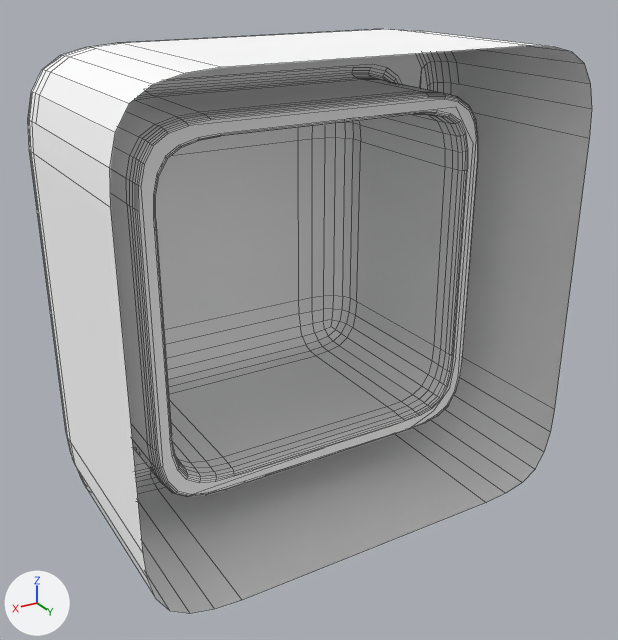
Renders of the Blender file Runtime/data/vrlib/checkbox_on.blend from each side of a commit.
Camera for both pictures: a camera (50 mm lens) standing at (1.378, 1.201, 1.156) and looking at (0.486, -0.286, 0.413). Lighting does not change. The marker at lower left points along +X, +Y and +Z. Mesh edges are drawn as thin lines.
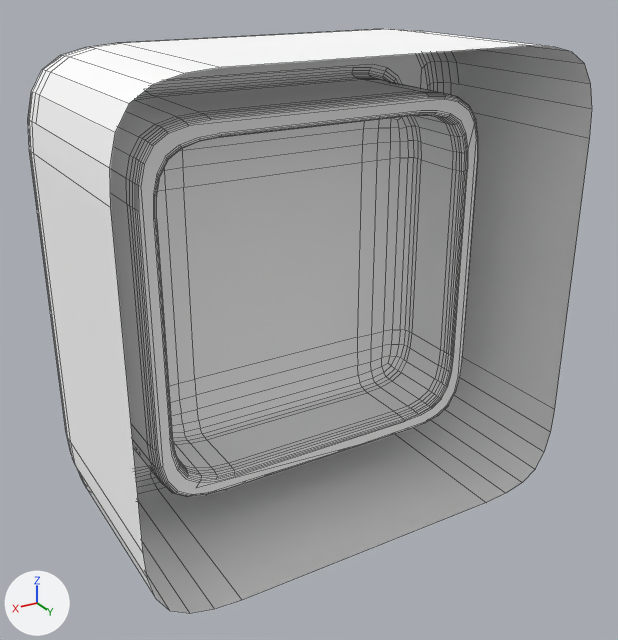
Commit message: Added new checkbox

What differs and where, as boxes (x1, y1, x2, y2) in the pictures (618 x 640 px; the box of a moved part takes in the faces that stretch with it):
part 1 of me_cube_003, moved or reshaped
    before: (156, 114, 458, 473)
    after: (157, 115, 462, 476)

Diff of the bpy script that builds the scene:
```diff
--- a/Runtime/data/vrlib/checkbox_on.blend.py
+++ b/Runtime/data/vrlib/checkbox_on.blend.py
@@ me_cube_003 @@
 me_cube_003.from_pydata(...)  # 24 vertices, 21 faces; spans x 0.0..1.0, y -0.683..0.005, z 0.0..1.0
 # used by ob_cube; location = (0.0, 0.0, 0.0)
 # before: 20 (0.15, -0.683, 0.15), 21 (0.85, -0.683, 0.15), 22 (0.15, -0.683, 0.85), 23 (0.85, -0.683, 0.85)
+# me_cube_003 part 1
+for i in [*range(20, 24)]: me_cube_003.vertices[i].co += Vector((0.0, 0.289, 0.0))
 me_cube_003.materials.append(mat_material)
```
